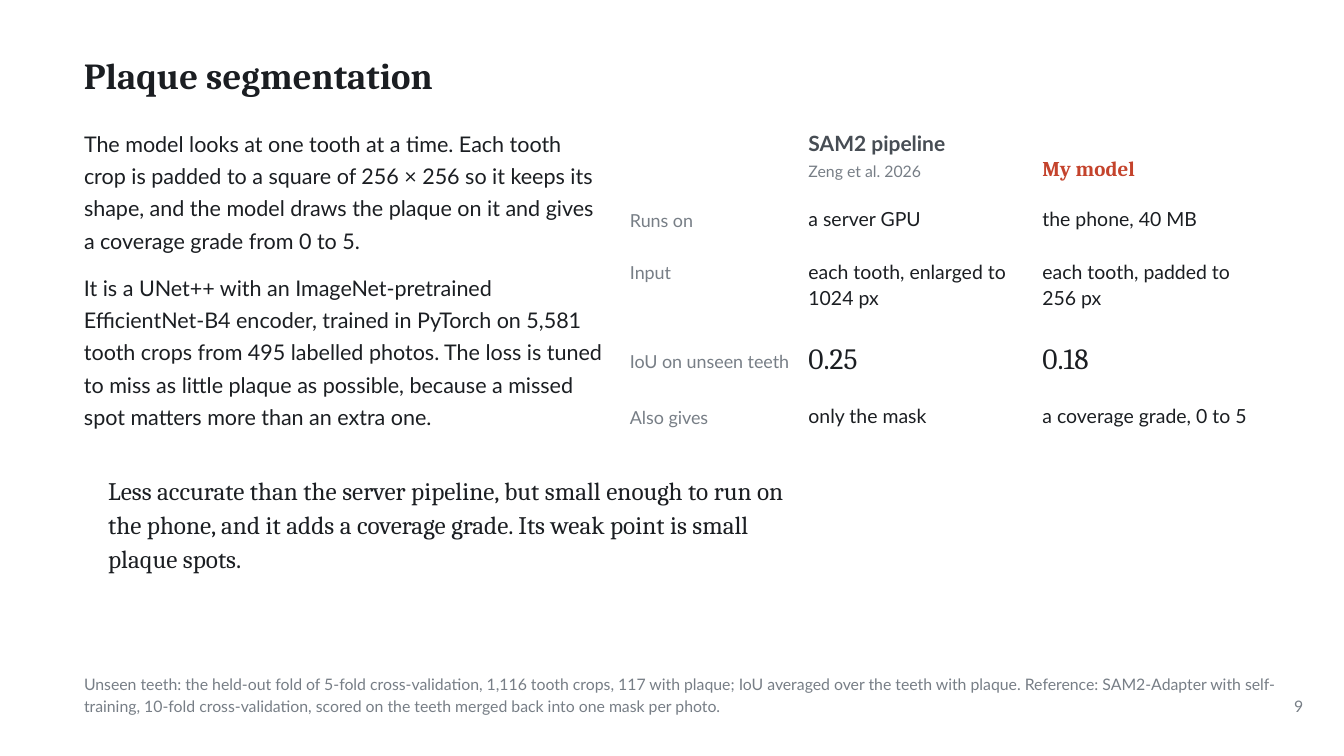
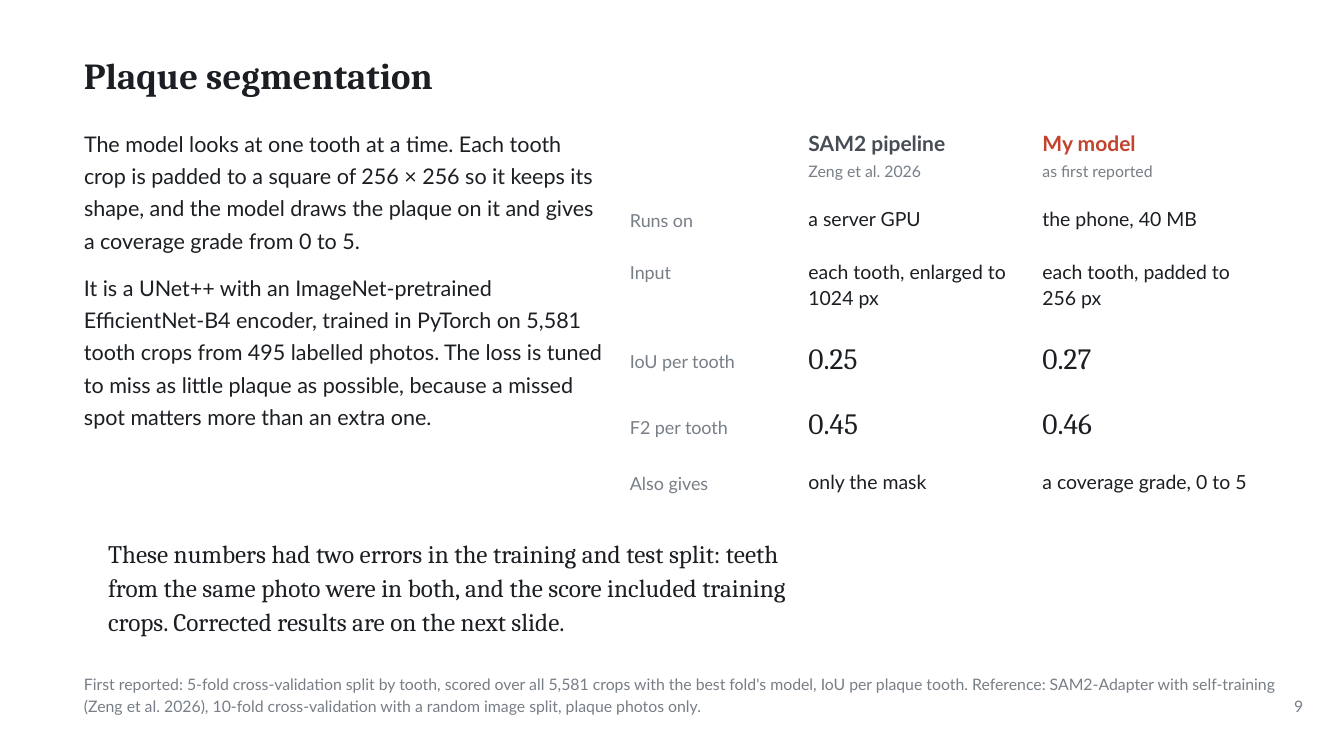
Before and after one commit to ertugrul-senturk/interactive-slides, a slide deck: slide 18 of public/decks/2026-11-smart-teeth.pptx. Drawn at 1344x756 pixels with LibreOffice and Linux fonts; fonts in the diff are those of the drawing; background and template pictures are left out. Boxes give left, top, right and bottom in pixels: in the first picture for what was removed or moved away, otherwise in the second. Text is boxed around its words. In the diff, an @@ line names an element or a change of style, - is before the commit and + after.

```diff
--- a/public/decks/2026-11-smart-teeth.pptx
+++ b/public/decks/2026-11-smart-teeth.pptx
@@ text at [1042, 135, 1152, 180]: text changed; size 15 to 11.2 pt; font Cambria to Lato; text colour #C4432C to #777E86; bold off @@
-My model
+My model
+as first reported
@@ text at [630, 355, 735, 371]: text changed @@
-IoU on unseen teeth
+IoU per tooth
@@ text at [1042, 349, 1091, 370]: text changed @@
-0.18
+0.27
@@ text added at [808, 414, 858, 435], 21 pt, text #1B1E22 @@
+0.45
@@ text added at [1042, 414, 1092, 434], 21 pt, text #1B1E22 @@
+0.46
@@ text added at [630, 421, 728, 437], 12.8 pt, text #777E86 @@
+F2 per tooth
@@ 3 texts: place and size @@
-3 texts at [630, 408, 1246, 427]
+3 texts at [630, 474, 1246, 493]
@@ text removed at [108, 482, 783, 574] @@
-Less accurate than the server pipeline, but small enough to run on
-the phone, and it adds a coverage grade. Its weak point is small
-plaque spots.
@@ text added at [108, 545, 785, 637], 18 pt, text #1B1E22 @@
+These numbers had two errors in the training and test split: teeth
+from the same photo were in both, and the score included training
+crops. Corrected results are on the next slide.
@@ text at [84, 678, 1275, 715]: text changed @@
-Unseen teeth: the held-out fold of 5-fold cross-validation, 1,116 tooth crops, 117 with plaque; IoU averaged over the teeth with plaque. Reference: SAM2-Adapter with self-
-training, 10-fold cross-validation, scored on the teeth merged back into one mask per photo.
+First reported: 5-fold cross-validation split by tooth, scored over all 5,581 crops with the best fold's model, IoU per plaque tooth. Reference: SAM2-Adapter with self-training
+(Zeng et al. 2026), 10-fold cross-validation with a random image split, plaque photos only.
```
Also in this commit, not shown: 29 other slides changed, 1 slide added, 25 other files.
